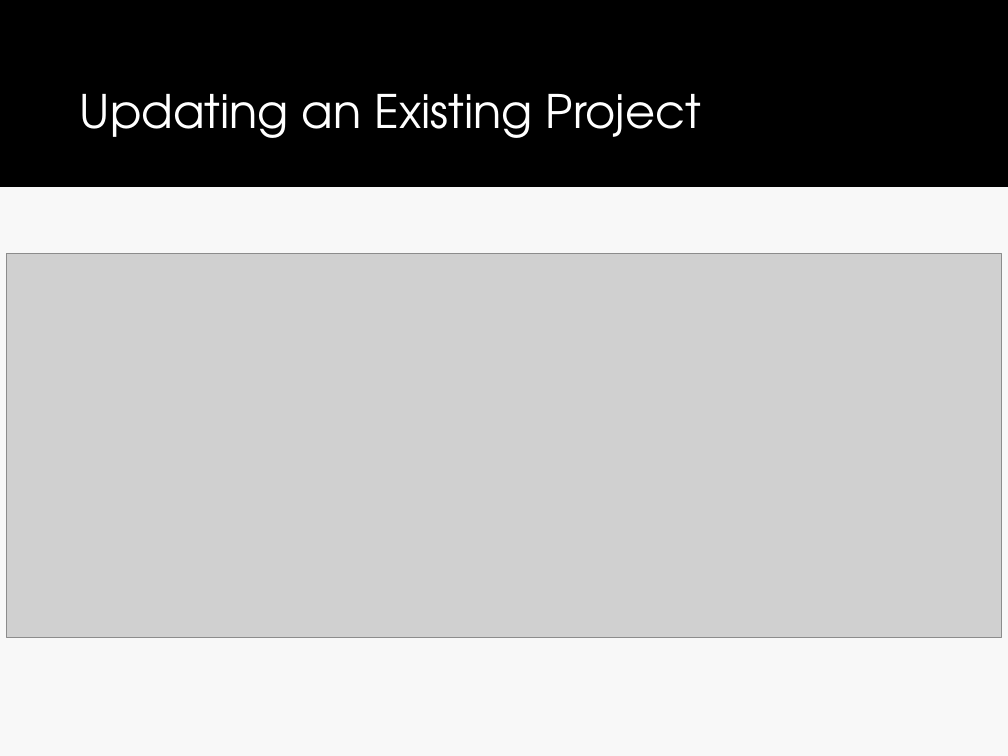
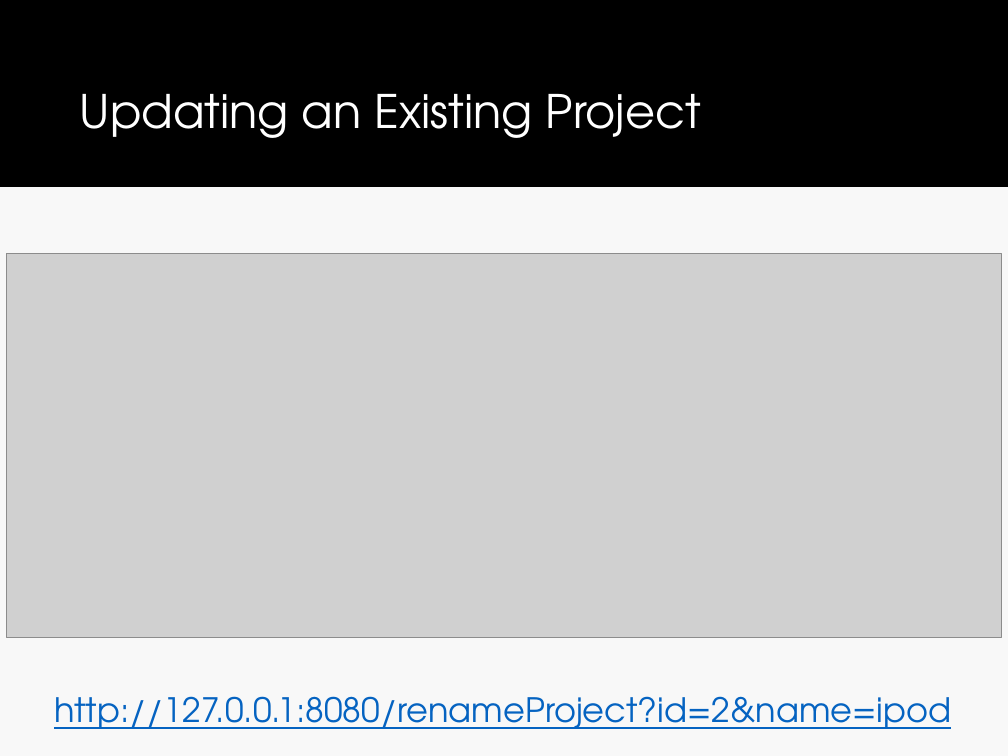
Before and after one commit to drslock/SPE2018, a slide deck: slide 21 of Lecture Slides/13 Spring CRUD.pptx. Drawn at 1008x756 pixels with LibreOffice and Linux fonts; fonts in the diff are those of the drawing; grey boxes stand for pictures. Boxes give left, top, right and bottom in pixels: in the first picture for what was removed or moved away, otherwise in the second. Text is boxed around its words. In the diff, an @@ line names an element or a change of style, - is before the commit and + after.

```diff
--- a/Lecture Slides/13 Spring CRUD.pptx
+++ b/Lecture Slides/13 Spring CRUD.pptx
@@ text added at bbox=[54, 696, 951, 729], 24 pt, text #0563C1, underline @@
+http://127.0.0.1:8080/renameProject?id=2&name=ipod
```
Also in this commit, not shown: 2 other slides changed, 1 other file.
